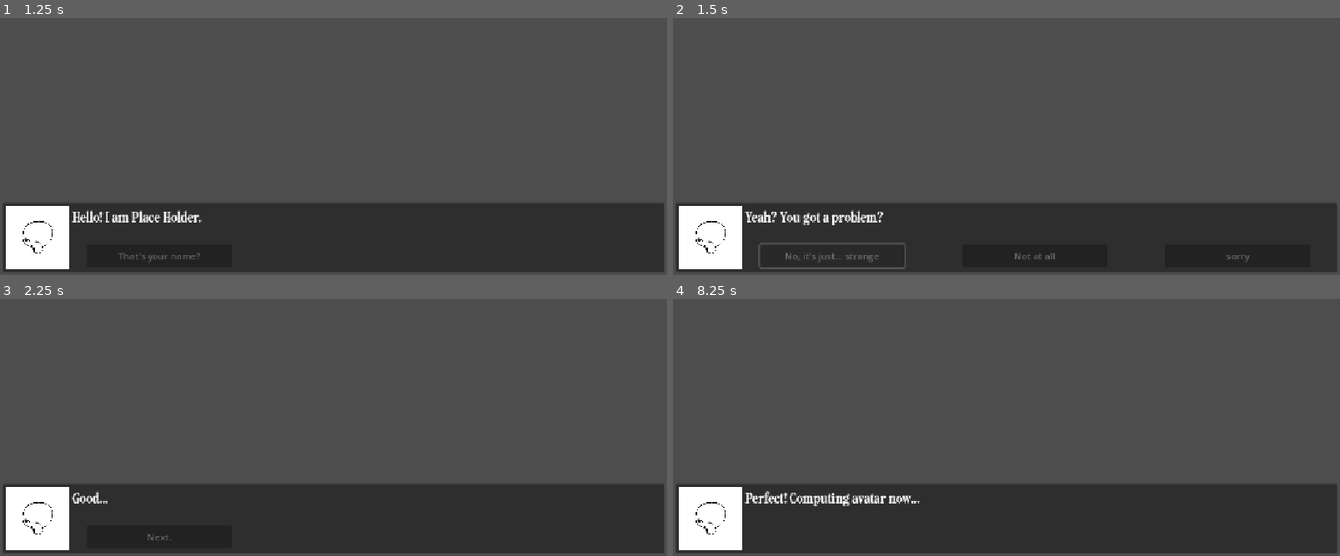
Above: before the commit, frames 1-4 (two rows, left to right).
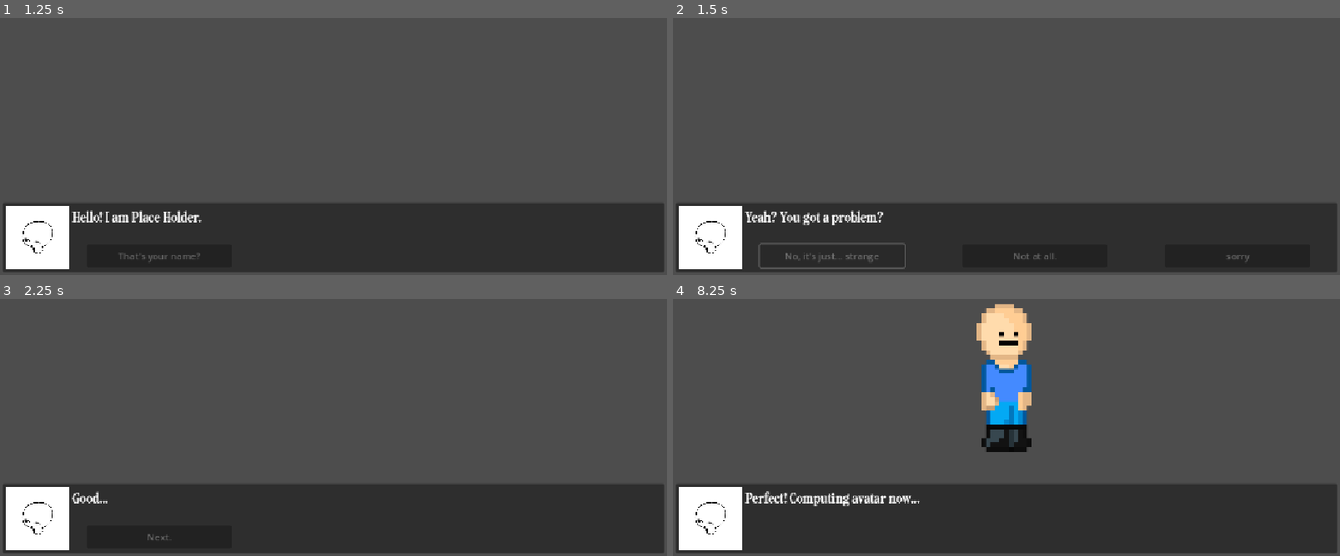
Above: after the commit, the same moments.

Repository: rffhtan/dialogue-charactercustomizer
Game: Godot game, scene res://dialogue.tscn
Two runs of this game, one before a commit and one after it. Both use one fixed random seed, a clock stepped at 60 frames per second and the inputs below.
Inputs (mouse positions are in pixels of both pictures, inside the frame that each line leads up to):
- Up to frame 1 (1.25 s): tap Enter (ui_accept) at 0.5, 0.77 s; move the mouse to (480, 69) at 0.52 s; hold Right from 0.53 s (still down); tap Alt at 0.6 s; click (480, 69) at 0.67 s
- Up to frame 2 (1.5 s): release Right at 1.25 s; click "That's your name?" at 1.25 s
- Up to frame 3 (2.25 s): click "Not at all" (after the commit: "Not at all.") at 2 s
- Up to frame 4 (8.25 s): click "Next." at 2.75 s; click "Next." at 3.5 s; tap Enter (ui_accept) at 4.25, 4.52, 6.5, 8 s; move the mouse to (1039, 504) at 4.27 s; hold Down 4.28-5 s; tap Shift at 4.35, 8.1 s; click (1039, 504) at 4.42 s; click "Yes." at 5 s; click "Vanilla stuff." at 5.75 s; move the mouse to (outside the picture) at 6.52 s; hold Right 6.53-7.25 s; tap Alt at 6.6 s; click (outside the picture) at 6.67 s; click "T-shirt." at 7.25 s; move the mouse to (973, 442) at 8.02 s; hold Up from 8.03 s (still down); click (973, 442) at 8.17 s

Frame 1 is identical in both runs. In frame 2, less than 0.1% of the frame differs, in the area x 51-58%, y 91-94%; in frame 3, nothing differs; in frame 4, 3.8%, in the area x 45-54%, y 1-60%.

Commit message:
i don't even know but i did do stuff
got it to show a character at the end and then tried to add a cool effect for 30 minutes and failed but we ball

Diff:
--- /dev/null
+++ b/basic-dialogue-engine-+-character-customization/a.tres
@@ -0,0 +1,3 @@
+[gd_resource type="SpriteFrames" format=3 uid="uid://dapnx7x5re2ve"]
+
+[resource]
--- /dev/null
+++ b/basic-dialogue-engine-+-character-customization/animated_sprite_2d.gd
@@ -0,0 +1,11 @@
+extends AnimatedSprite2D
+
+
+# Called when the node enters the scene tree for the first time.
+func _ready() -> void:
+	pass # Replace with function body.
+
+
+# Called every frame. 'delta' is the elapsed time since the previous frame.
+func _process(delta: float) -> void:
+	pass
--- a/basic-dialogue-engine-+-character-customization/dialogue.tscn
+++ b/basic-dialogue-engine-+-character-customization/dialogue.tscn
@@ -12,6 +12,10 @@
 [ext_resource type="Script" uid="uid://b6lp84noc1vxy" path="res://option.gd" id="10_x4m5d"]
 [ext_resource type="Script" uid="uid://dgpvhc8n6uavx" path="res://option_2.gd" id="11_mblti"]
 [ext_resource type="Script" uid="uid://dyqu82rh6iv2r" path="res://option_3.gd" id="12_1lttb"]
+[ext_resource type="Texture2D" uid="uid://bngo4poa3mwfx" path="res://assets/pixil-layer-0.png" id="13_5mesi"]
+[ext_resource type="Script" uid="uid://bf5cui5hrhfix" path="res://node.gd" id="14_6fyao"]
+[ext_resource type="Texture2D" uid="uid://bcp1ac2s05bma" path="res://assets/pixil-layer-1.png" id="15_mywgf"]
+[ext_resource type="Texture2D" uid="uid://5ufdc0vsi1eo" path="res://assets/png-transparent-explosion-explosion-food-effect-explosion-thumbnail.png" id="16_6fyao"]
 
 [node name="Dialogue_Engine" type="Control"]
 layout_mode = 3
@@ -91,6 +95,7 @@
 offset_top = 595.0
 offset_right = 400.0
 offset_bottom = 635.0
+mouse_default_cursor_shape = 2
 keep_pressed_outside = true
 script = ExtResource("10_x4m5d")
 
@@ -100,6 +105,7 @@
 offset_top = 595.0
 offset_right = 750.0
 offset_bottom = 635.0
+mouse_default_cursor_shape = 2
 text = "2"
 script = ExtResource("11_mblti")
 
@@ -109,8 +115,24 @@
 offset_top = 595.0
 offset_right = 1100.0
 offset_bottom = 635.0
+mouse_default_cursor_shape = 2
 text = "3"
 script = ExtResource("12_1lttb")
+
+[node name="body" type="Sprite2D" parent="."]
+scale = Vector2(0.8, 0.8)
+texture = ExtResource("13_5mesi")
+region_enabled = true
+script = ExtResource("14_6fyao")
+
+[node name="hair" type="Sprite2D" parent="body"]
+visible = false
+texture = ExtResource("15_mywgf")
+
+[node name="TextureRect" type="TextureRect" parent="body/hair"]
+offset_right = 40.0
+offset_bottom = 40.0
+texture = ExtResource("16_6fyao")
 
 [connection signal="pressed" from="options/option" to="options/option" method="_button_pressed"]
 [connection signal="pressed" from="options/option2" to="options/option2" method="_button_pressed"]
--- /dev/null
+++ b/basic-dialogue-engine-+-character-customization/explosio.gd
@@ -0,0 +1,11 @@
+extends TextureRect
+
+
+# Called when the node enters the scene tree for the first time.
+func _ready() -> void:
+	pass # Replace with function body.
+
+
+# Called every frame. 'delta' is the elapsed time since the previous frame.
+func _process(delta: float) -> void:
+	pass
--- a/basic-dialogue-engine-+-character-customization/key.gd
+++ b/basic-dialogue-engine-+-character-customization/key.gd
@@ -4,7 +4,7 @@
 var options : Array
 var options2 : Array
 var d = {1 : ["Hello! I am Place Holder."], 2 : ["Yeah? You got a problem?"], 3 : ["Strange? It's ethnic. German."], 4  …(772 unchanged characters)…
-var o = {1 : ["That's your name?"], 2 : ["No, it's just... strange", "Not at all", "sorry"], 3 : ["Next."], 4 : ["Next."], 5 : ["Next."], 6 : ["Next."], 7 : ["Lighter.", "Darker."], 8 : ["Yes.", "No."], 9 : ["Vanilla stuff.", "Hardcore."], 10 : ["I'm quite the agressor.", "Pretty calm, chill.", "Bush"], 11 : ["Next."], 12 : ["Short.", " …(169 unchanged characters)…
+var o = {1 : ["That's your name?"], 2 : ["No, it's just... strange", "Not at all.", "sorry"], 3 : ["Next."], 4 : ["Next."], 5 : ["Next."], 6 : ["Next."], 7 : ["Lighter.", "Darker."], 8 : ["Yes.", "No."], 9 : ["Vanilla stuff.", "Hardcore."], 10 : ["I'm quite the agressor.", "Pretty calm, chill.", "bush"], 11 : ["Next."], 12 : ["Short.", " …(169 unchanged characters)…
 var o2 = { 1 : [2], 2 : [3, 4, 4], 3 : [5], 4 : [5], 5 : [6], 6 : [7], 7 : [8, 8], 8 : [9, 12], 9 : [15, 10], 10 : [11, 11, 11], 11 : [15], 12 : [13, 13, 13], 13 : [14, 14], 14 : [15, 15, 15], 15 : [16], 16 : [17], 17 : [18]}
 # Called when the node enters the scene tree for the first time.
 func _ready() -> void:
--- /dev/null
+++ b/basic-dialogue-engine-+-character-customization/node.gd
@@ -0,0 +1,21 @@
+extends Sprite2D
+
+
+# Called when the node enters the scene tree for the first time.
+func _ready() -> void:
+	hide()
+	region_rect = Rect2(40,50,150,380)
+	#region_rect = Rect2(240,50,150,380)
+	#region_rect = Rect2(480,50,150,380)
+	#region_rect = Rect2(700,50,150,380)
+	#region_rect = Rect2(40,50,150,380)
+	#region_rect = Rect2(240,50,150,380)
+	#region_rect = Rect2(480,50,150,380)
+	#region_rect = Rect2(700,50,150,380)
+	pass # Replace with function body.
+
+
+# Called every frame. 'delta' is the elapsed time since the previous frame.
+func _process(delta: float) -> void:
+	if dialogueid.dialogueid == 18 :
+		show()
--- /dev/null
+++ b/basic-dialogue-engine-+-character-customization/sprite_2d.gd
@@ -0,0 +1,10 @@
+extends VideoStreamPlayer
+
+# Called when the node enters the scene tree for the first time.
+func _ready() -> void:
+	load("res://assets/giphy.ogv")
+	play()
+
+# Called every frame. 'delta' is the elapsed time since the previous frame.
+func _process(delta: float) -> void:
+	pass
Binary file added: basic-dialogue-engine-+-character-customization/addons/giphy.gif
Not shown, added: basic-dialogue-engine-+-character-customization/animated_sprite_2d.gd.uid
Binary file added: basic-dialogue-engine-+-character-customization/assets/explody.gif
Binary file added: basic-dialogue-engine-+-character-customization/assets/giphy.gif
Binary file added: basic-dialogue-engine-+-character-customization/assets/pixil-layer-0.png
Not shown, added: basic-dialogue-engine-+-character-customization/assets/pixil-layer-0.png.import
Binary file added: basic-dialogue-engine-+-character-customization/assets/pixil-layer-1.png
Not shown, added: basic-dialogue-engine-+-character-customization/assets/pixil-layer-1.png.import
Binary file added: basic-dialogue-engine-+-character-customization/assets/pixil-layer-2.png
Not shown, added: basic-dialogue-engine-+-character-customization/assets/pixil-layer-2.png.import
Binary file added: basic-dialogue-engine-+-character-customization/assets/png-transparent-explosion-explosion-food-effect-explosion-thumbnail.png
Not shown, added: basic-dialogue-engine-+-character-customization/assets/png-transparent-explosion-explosion-food-effect-explosion-thumbnail.png.import
(and 4 more such lines)
